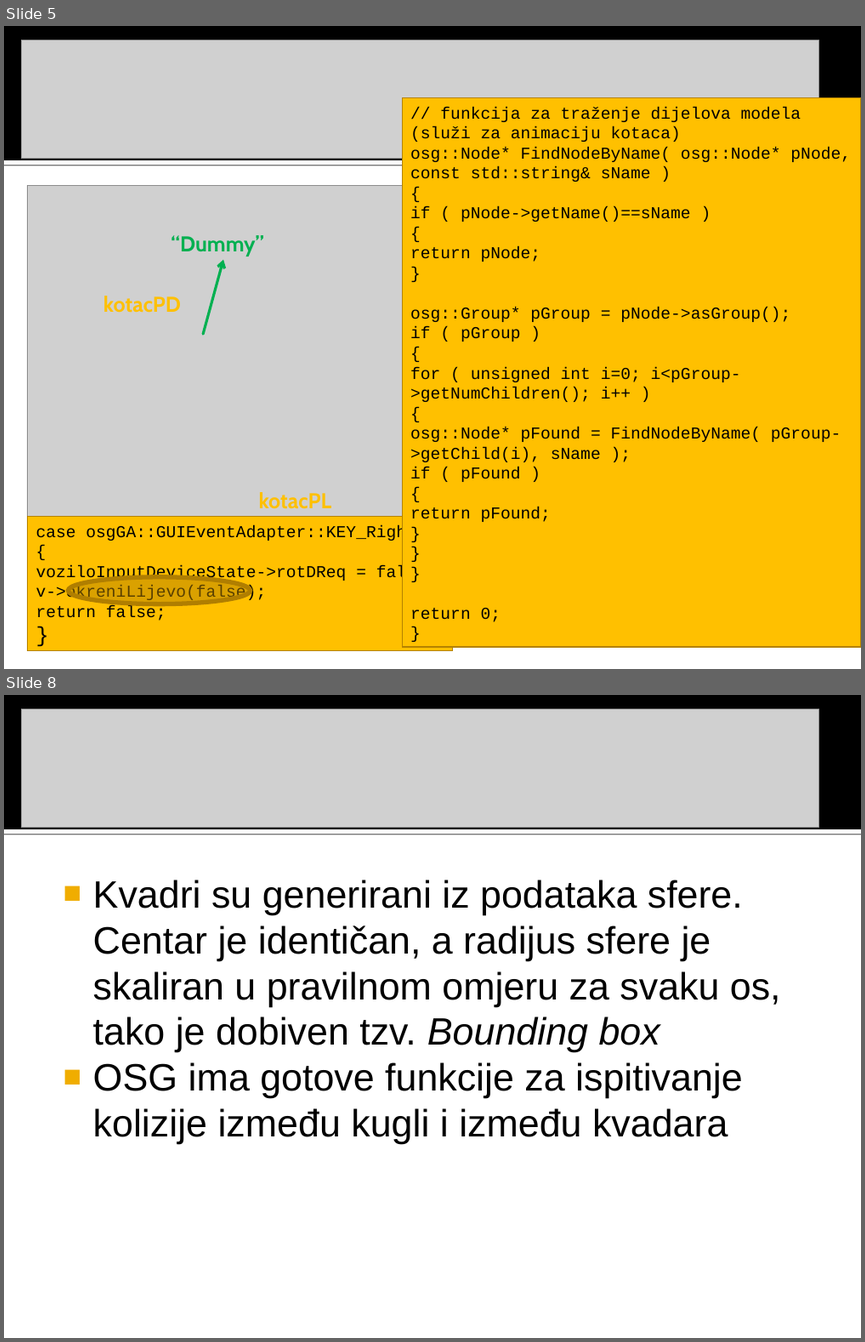
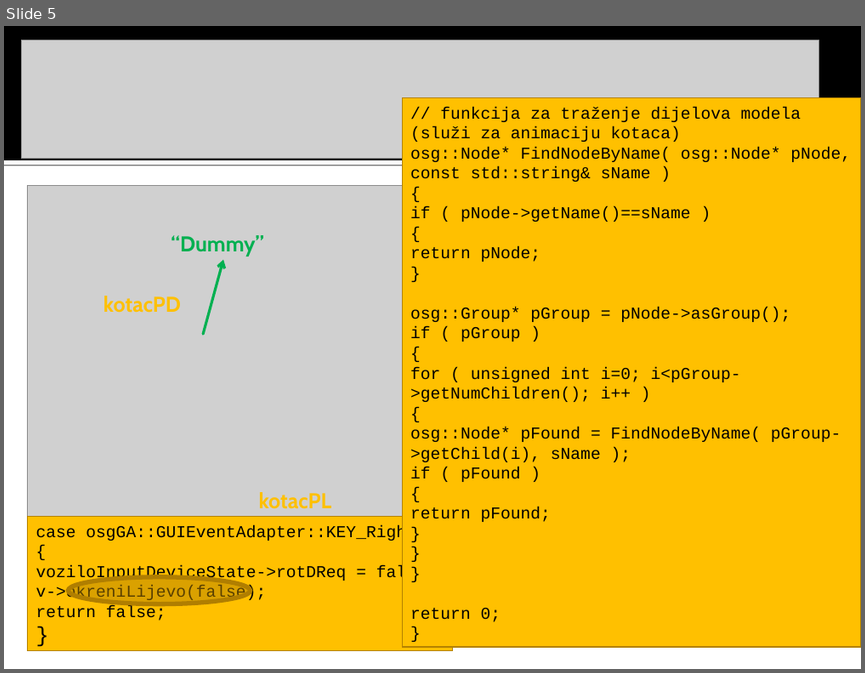
Before and after one commit to MarioVolarevic/projekt-irg-2011, a slide deck: Prezentacija/FERmula 1.ppt. Shown one above the other, each under a label of ours: slides 5 and 8 before the commit, slide 5 after it; the slides between them are not shown. The pictures are 865x1342 and 865x673 pixels, drawn with LibreOffice and Linux fonts; fonts in the diff are those of the drawing; grey boxes stand for pictures. Boxes give left, top, right and bottom in pixels: in the first picture for what was removed or moved away, otherwise in the second. Text is boxed around its words. In the diff, an @@ line names an element or a change of style, - is before the commit and + after.

```diff
--- a/Prezentacija/FERmula 1.ppt
+++ b/Prezentacija/FERmula 1.ppt
@@ slide 8 removed at (4, 695, 861, 1338), background #FFFFFF; not listed: 2 template elements that a slide beside it also shows @@
@@ picture removed at (22, 709, 819, 827) @@
@@ text removed at (93, 879, 781, 1144) @@
-■ Kvadri su generirani iz podataka sfere. Centar je identičan, a radijus sfere je skaliran u pravilnom omjeru za svaku os, tako je dobiven tzv. Bounding box
-■ OSG ima gotove funkcije za ispitivanje kolizije između kugli i između kvadara
```
Also in this commit, not shown: 2 other slides removed, 2 other files.
